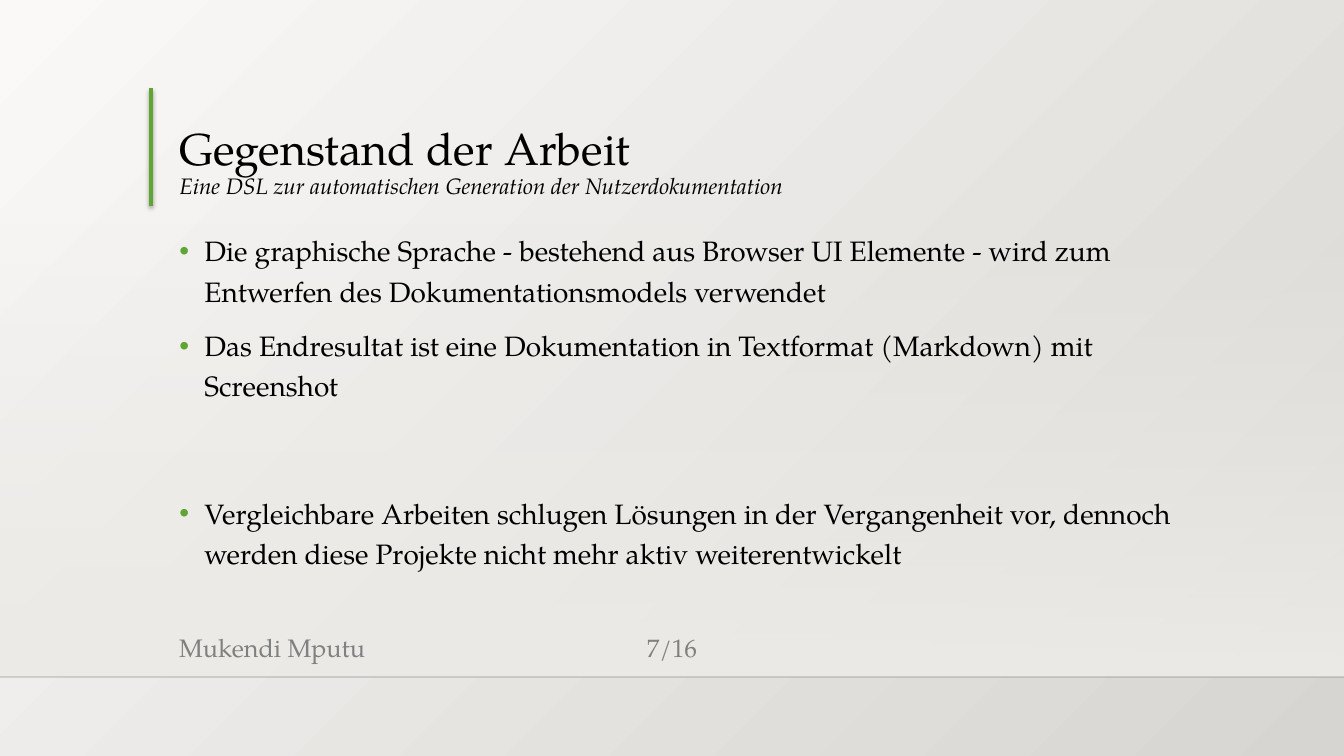
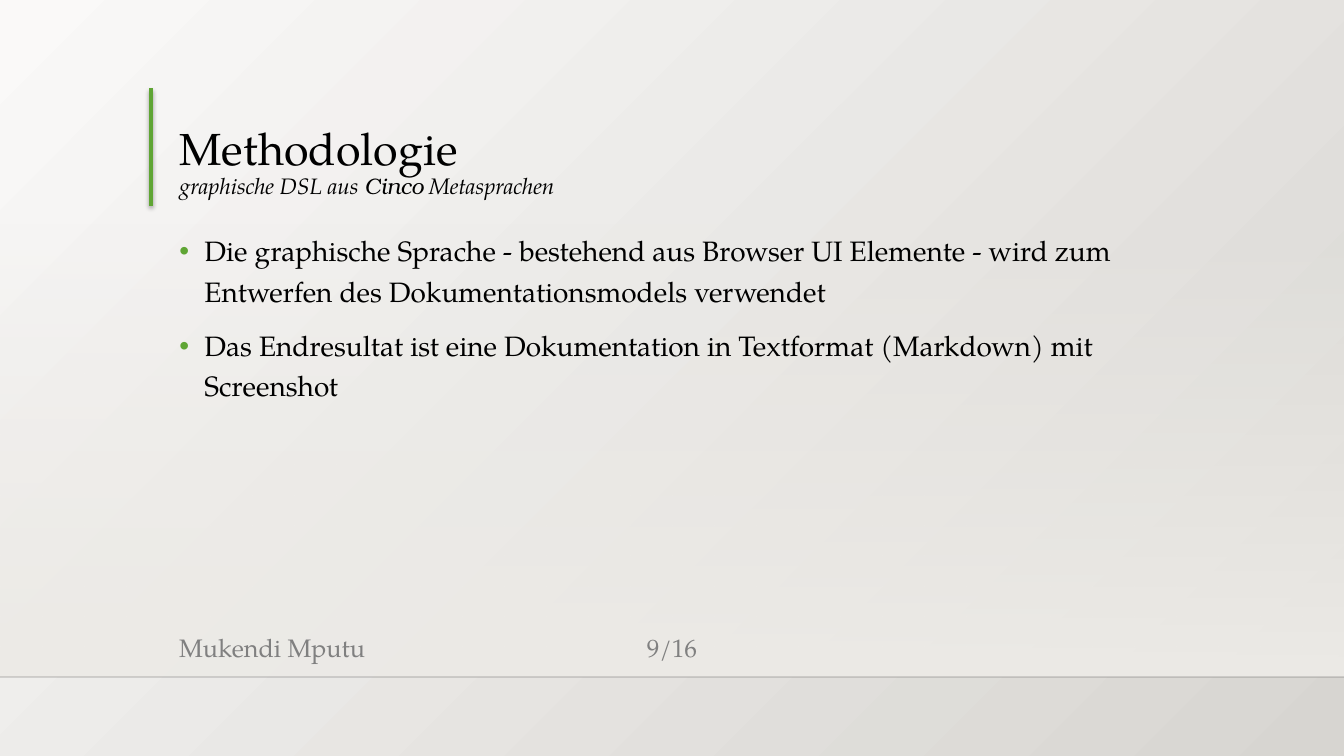
Before and after one commit to MukendiMputu/BachelorThesis, a slide deck: slide 9 of Abschlussvortrag.pptx (slide 7 before the commit). Drawn at 1344x756 pixels with LibreOffice and Linux fonts; fonts in the diff are those of the drawing; background and template pictures are left out. Boxes give left, top, right and bottom in pixels: in the first picture for what was removed or moved away, otherwise in the second. Text is boxed around its words. In the diff, an @@ line names an element or a change of style, - is before the commit and + after.

```diff
--- a/Abschlussvortrag.pptx
+++ b/Abschlussvortrag.pptx
@@ title at [179, 132, 555, 200]: text changed @@
-Gegenstand der Arbeit
-Eine DSL zur automatischen Generation der Nutzerdokumentation
+Methodologie
+graphische DSL aus Cinco Metasprachen
@@ text removed at [204, 503, 1170, 572] @@
-• Vergleichbare Arbeiten schlugen Lösungen in der Vergangenheit vor, dennoch werden diese Projekte nicht mehr aktiv weiterentwickelt
@@ page number at [647, 640, 697, 661]: text changed @@
-7/16
+9/16
```
Also in this commit, not shown: 1 other slide changed, 4 slides added, 2 other files.
